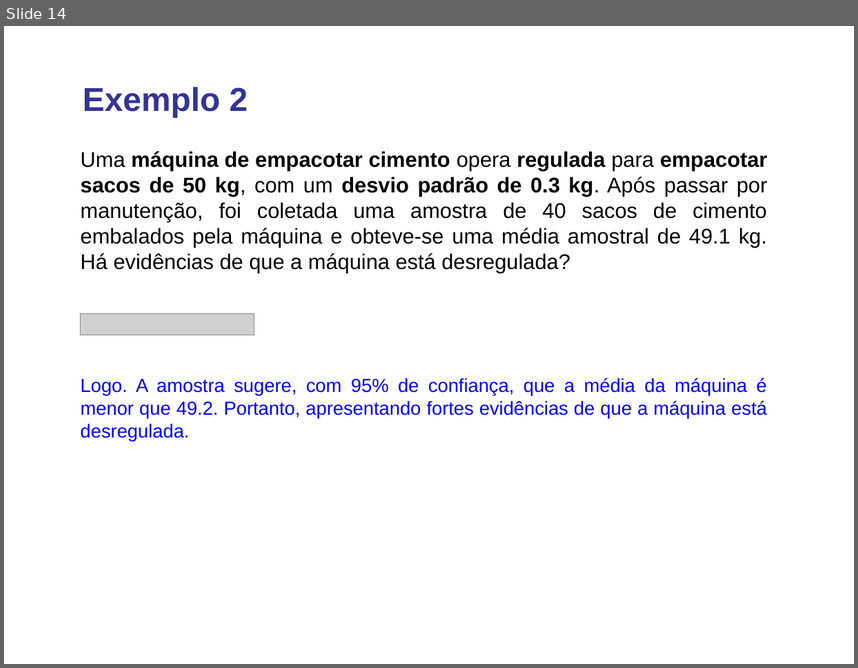
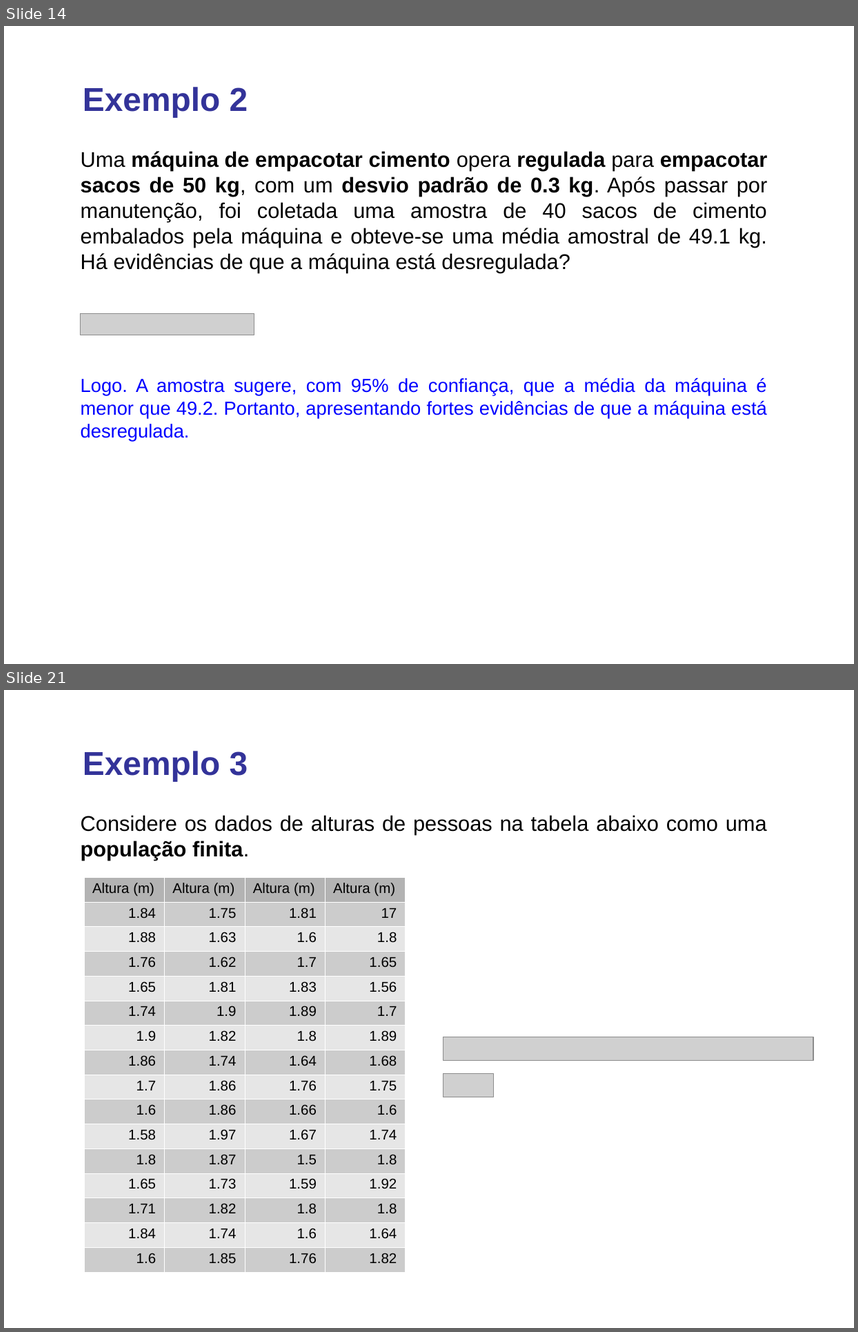
Before and after one commit to lansaviniec/estatistica, a slide deck: 7 estimativas e tamanhos amostrais.ppt. Shown one above the other, each under a label of ours: slide 14 before the commit, slides 14 and 21 after it; the slides between them are not shown. The pictures are 858x668 and 858x1332 pixels, drawn with LibreOffice and Linux fonts; fonts in the diff are those of the drawing; grey boxes stand for pictures. Boxes give left, top, right and bottom in pixels: in the first picture for what was removed or moved away, otherwise in the second. Text is boxed around its words. In the diff, an @@ line names an element or a change of style, - is before the commit and + after.

```diff
--- a/7 estimativas e tamanhos amostrais.ppt
+++ b/7 estimativas e tamanhos amostrais.ppt
@@ slide 21 added at (4, 690, 854, 1328), background #FFFFFF @@
@@ text added at (83, 751, 248, 781), 28 pt, text #333399, bold @@
+Exemplo 3
@@ text added at (81, 815, 767, 860), 18 pt, text #000000 @@
+Considere os dados de alturas de pessoas na tabela abaixo como uma população finita.
@@ table added at (84, 877, 404, 1272), 16 rows, 4 columns @@
+Altura (m) | Altura (m) | Altura (m) | Altura (m)
+1.84 | 1.75 | 1.81 | 17
+1.88 | 1.63 | 1.6 | 1.8
+1.76 | 1.62 | 1.7 | 1.65
+1.65 | 1.81 | 1.83 | 1.56
+1.74 | 1.9 | 1.89 | 1.7
+1.9 | 1.82 | 1.8 | 1.89
+1.86 | 1.74 | 1.64 | 1.68
+1.7 | 1.86 | 1.76 | 1.75
+1.6 | 1.86 | 1.66 | 1.6
+1.58 | 1.97 | 1.67 | 1.74
+1.8 | 1.87 | 1.5 | 1.8
+1.65 | 1.73 | 1.59 | 1.92
+1.71 | 1.82 | 1.8 | 1.8
+1.84 | 1.74 | 1.6 | 1.64
+1.6 | 1.85 | 1.76 | 1.82
@@ picture added at (444, 1037, 813, 1061) @@
@@ picture added at (444, 1074, 494, 1097) @@
```
Also in this commit, not shown: 3 slides changed, 13 other slides added, 1 other file.
